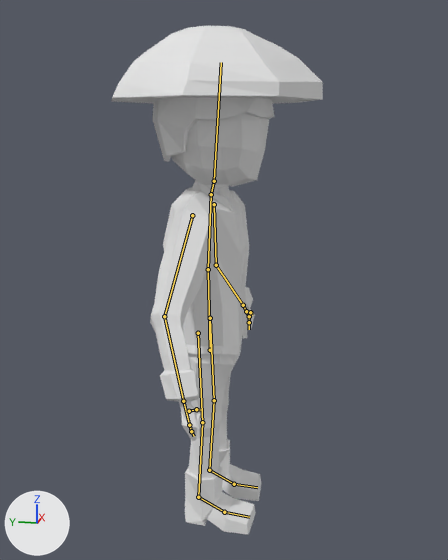
An edit to the Blender file Map/Assets/Models/Yamato_civil/yamato_civil.blend, drawn before and after from the same camera.
Camera for both pictures: a camera (50 mm lens) standing at (-18.31, -4.07, 12.39) and looking at (0.18, -0.37, 7.77). Lighting does not change. The marker at lower left points along +X, +Y and +Z. The bones that bend it are drawn over the model as lines.

Names of what the first picture shows: 'Yamato'.
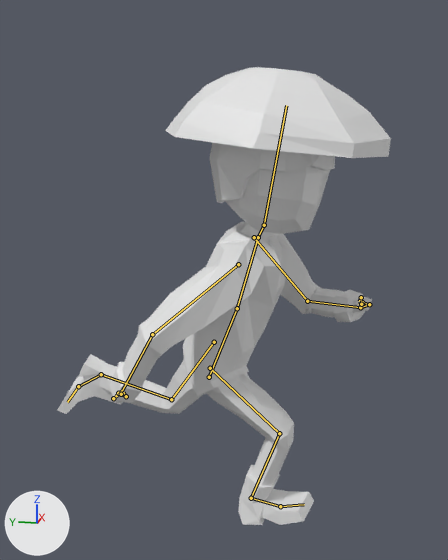
Commit message: Animación "correr" añadida a civil

The newer file adds an action. The first version stands in its rest pose; the second is drawn at frame 9 of the action 'Run'.

What the commit changed:
Bone 'abdomen' (bone_abdomen) moves from (0.0, 0.0, 0.0) to (-0.08, -0.85, -0.2).
Bone 'abdomen' (bone_abdomen) turns from (0, 0, 0) to (3, 8, 23) degrees about its own x, y and z.
Bone 'pecho' (bone_pecho) moves from (0.0, 0.0, 0.0) to (0.18, -0.14, -0.97).
Bone 'pecho' (bone_pecho) turns from (0, 0, 0) to (-12, 0, -8) degrees about its own x, y and z.
Bone 'cabeza' (bone_cabeza) turns from (0, 0, 0) to (8, -1, 3) degrees about its own x, y and z.
Bone 'brazo_L' (bone_brazo_l) turns from (0, 0, 0) to (-18, -35, -41) degrees about its own x, y and z.
Bone 'antebrazo_L' (bone_antebrazo_l) turns from (0, 0, 0) to (-26, -15, -57) degrees about its own x, y and z.
Bone 'mano_L' (bone_mano_l) turns from (0, 0, 0) to (3, -24, -23) degrees about its own x, y and z.
Bone 'dedos_mano_L' (bone_dedos_mano_l) turns from (0, 0, 0) to (41, 9, -10) degrees about its own x, y and z.
Bone 'dedos_mano2_L' (bone_dedos_mano2_l) turns from (0, 0, 0) to (71, 16, -7) degrees about its own x, y and z.
Bone 'pulgar1_L' (bone_pulgar1_l) turns from (0, 0, 0) to (-16, 26, 4) degrees about its own x, y and z.
Bone 'pulga2_L' (bone_pulga2_l) turns from (0, 0, 0) to (-52, -46, -48) degrees about its own x, y and z.
Bone 'brazo_R' (bone_brazo_r) turns from (0, 0, 0) to (-8, -22, -28) degrees about its own x, y and z.
Bone 'antebrazo_R' (bone_antebrazo_r) turns from (0, 0, 0) to (-17, 3, 5) degrees about its own x, y and z.
Bone 'mano_R' (bone_mano_r) turns from (0, 0, 0) to (-19, 7, -2) degrees about its own x, y and z.
Bone 'dedos_mano_R' (bone_dedos_mano_r) turns from (0, 0, 0) to (41, -9, 10) degrees about its own x, y and z.
Bone 'dedos_mano2_R' (bone_dedos_mano2_r) turns from (0, 0, 0) to (71, -16, 7) degrees about its own x, y and z.
Bone 'pulgar1_R' (bone_pulgar1_r) turns from (0, 0, 0) to (-16, -26, -4) degrees about its own x, y and z.
Bone 'pulga2_R' (bone_pulga2_r) turns from (0, 0, 0) to (-52, 46, 48) degrees about its own x, y and z.
Bone 'pie_L_control' (bone_pie_l_control) moves from (0.0, 0.0, 0.0) to (-0.03, -3.99, 4.49).
Bone 'pie_L_control' (bone_pie_l_control) turns from (0, 0, 0) to (-122, 6, 6) degrees about its own x, y and z.
Bone 'pie_R_control' (bone_pie_r_control) moves from (0.0, 0.0, 0.0) to (-0.2, 1.98, 0.01).
Bone 'pie_R_control' (bone_pie_r_control) turns from (0, 0, 0) to (23, 0, -10) degrees about its own x, y and z.

Pixel boxes (x1, y1, x2, y2) of what changed, in the pictures (448 x 560 px):
'Yamato', posed (57% wider, 10% shorter)
    before: (111, 26, 323, 534)
    after: (57, 67, 391, 525)
bone 'abdomen', root to tip
    before: (210, 350) to (208, 269)
    after: (209, 377) to (237, 308)
bone 'pecho', root to tip
    before: (208, 269) to (211, 194)
    after: (237, 308) to (258, 237)
bone 'cabeza', root to tip
    before: (214, 181) to (221, 62)
    after: (264, 225) to (286, 105)
bone 'brazo_L', root to tip
    before: (214, 204) to (216, 265)
    after: (254, 237) to (307, 301)
bone 'antebrazo_L', root to tip
    before: (216, 265) to (243, 305)
    after: (307, 301) to (360, 307)
bone 'mano_L', root to tip
    before: (243, 305) to (249, 316)
    after: (360, 307) to (369, 304)
bone 'dedos_mano_L', root to tip
    before: (249, 316) to (249, 322)
    after: (369, 304) to (362, 302)
bone 'dedos_mano2_L', root to tip
    before: (249, 322) to (249, 329)
    after: (362, 302) to (358, 304)
bone 'pulgar1_L', root to tip
    before: (246, 311) to (250, 312)
    after: (361, 304) to (361, 297)
bone 'pulga2_L', root to tip
    before: (250, 312) to (252, 315)
    after: (361, 297) to (359, 301)
bone 'brazo_R', root to tip
    before: (192, 215) to (164, 316)
    after: (238, 264) to (152, 334)
bone 'antebrazo_R', root to tip
    before: (164, 316) to (183, 401)
    after: (152, 334) to (121, 393)
bone 'mano_R', root to tip
    before: (183, 401) to (189, 425)
    after: (121, 393) to (113, 398)
bone 'dedos_mano_R', root to tip
    before: (189, 425) to (191, 431)
    after: (113, 398) to (118, 393)
bone 'dedos_mano2_R', root to tip
    before: (191, 431) to (194, 436)
    after: (118, 393) to (122, 390)
bone 'pulgar1_R', root to tip
    before: (189, 411) to (196, 409)
    after: (121, 394) to (126, 396)
bone 'pulga2_R', root to tip
    before: (196, 409) to (201, 410)
    after: (126, 396) to (123, 392)
